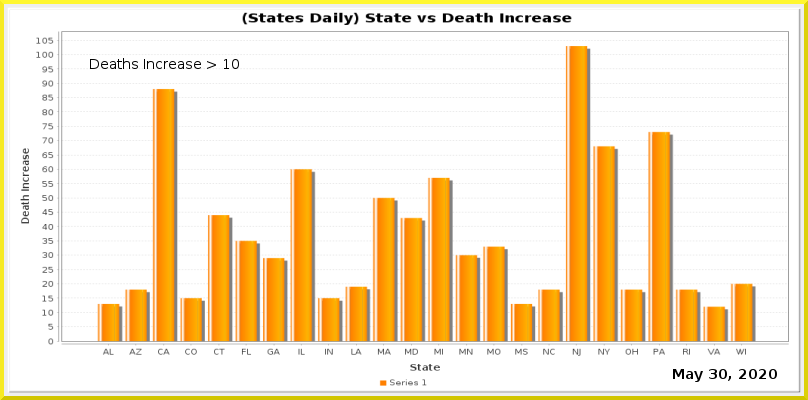
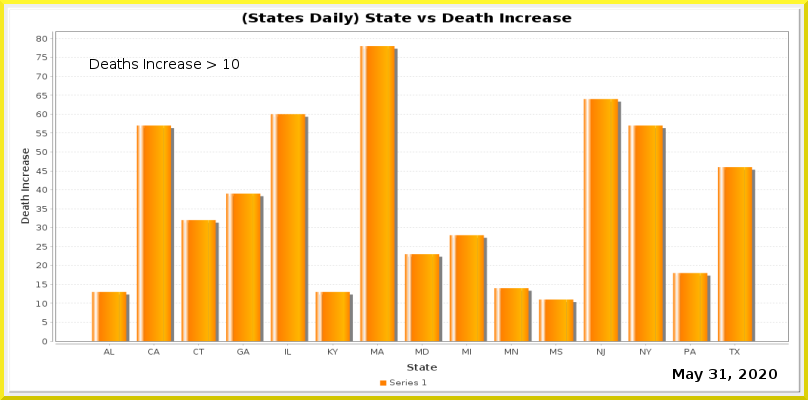
The second (808, 400) image is a revision of the first. Changes to its layers:
painted on "Current Date" over [719,369,727,379]
painted on "Date_vs_TestIncrease.png" over [36,31,789,371]
